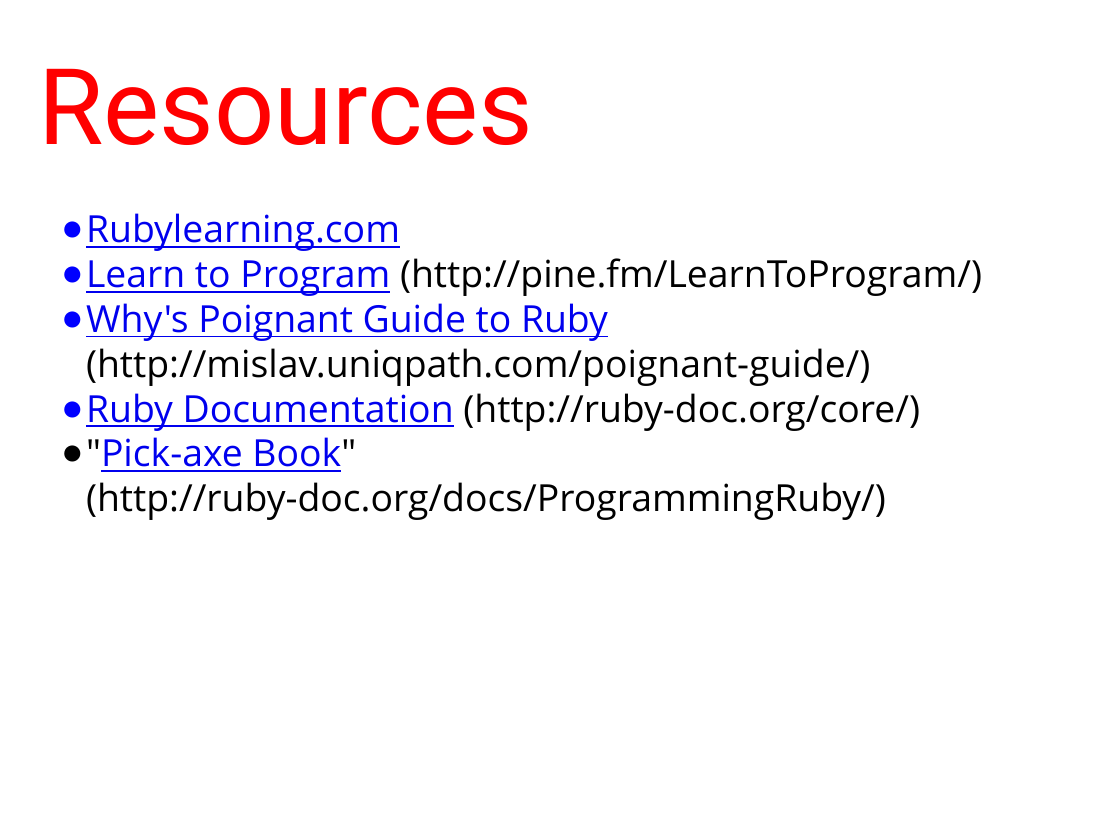
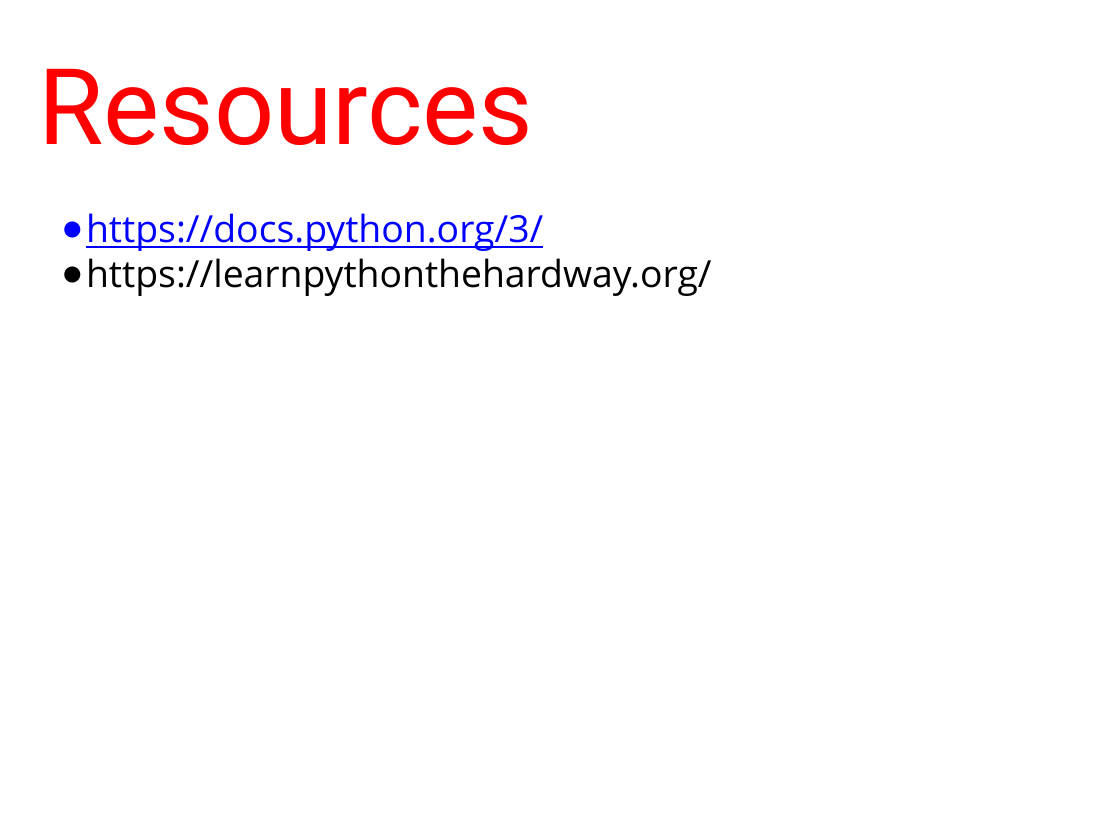
Before and after one commit to humanitiesprogramming/slides, a slide deck: slide 75 of 2017/python/Python Programming Concepts I.pptx (slide 74 before the commit). Drawn at 1120x840 pixels with LibreOffice and Linux fonts; fonts in the diff are those of the drawing. Boxes give left, top, right and bottom in pixels: in the first picture for what was removed or moved away, otherwise in the second. Text is boxed around its words. In the diff, an @@ line names an element or a change of style, - is before the commit and + after.

Commit message:
Update slides

```diff
--- a/2017/python/Python Programming Concepts I.pptx
+++ b/2017/python/Python Programming Concepts I.pptx
@@ text at [86, 213, 712, 296]: text changed @@
-● Rubylearning.com
-● Learn to Program (http://pine.fm/LearnToProgram/)
-● Why's Poignant Guide to Ruby (http://mislav.uniqpath.com/poignant-guide/)
-● Ruby Documentation (http://ruby-doc.org/core/)
-● "Pick-axe Book" (http://ruby-doc.org/docs/ProgrammingRuby/)
+● https://docs.python.org/3/
+● https://learnpythonthehardway.org/
```
Also in this commit, not shown: 15 other slides changed, 1 slide added, 2 other files.
